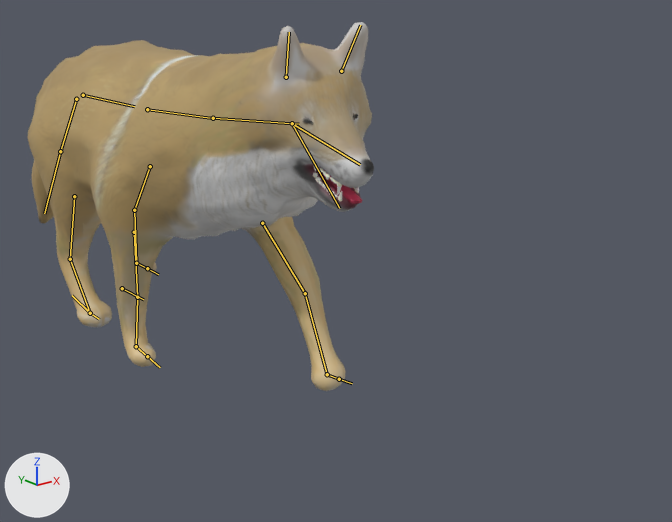
The FBX model Assets/Models/wolf.fbx, before and after one commit.
Rendered twice from a camera (50 mm lens) standing at (-1.46, -2.78, 1.28) and looking at (0.46, -0.38, 0.32). The lights are fixed; the arrows at lower left show +X, +Y and +Z. The picture after the commit comes second. The bones that change, and the others that lie on the model, are drawn over the model as lines.

Objects in the first picture: 'tong_ret'.
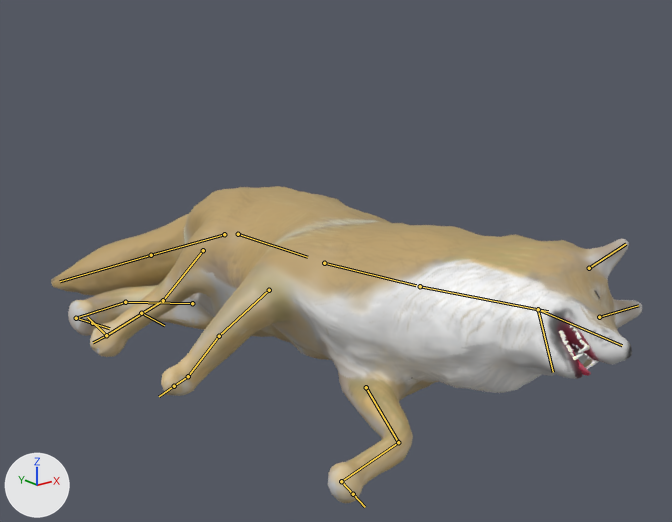
The newer file adds an action. The first version stands in its rest pose; the second is drawn at frame 28 of the action 'Armature|Death'.

What differs and where, as boxes [x1, y1, x2, y2] in the pictures (672 x 522 px):
```json
{"object": "tong_ret", "change": "posed", "before": [28, 22, 374, 391], "after": [51, 186, 642, 503], "on screen": "71% wider, 14% shorter"}
{"bone": "body-low", "before": "(83, 95) to (134, 106)", "after": "(238, 234) to (307, 257)"}
{"bone": "leg-front-up.L", "before": "(262, 223) to (305, 293)", "after": "(366, 387) to (398, 442)"}
{"bone": "leg-front-mid.L", "before": "(305, 293) to (327, 374)", "after": "(398, 442) to (341, 481)"}
{"bone": "leg-back-up.R", "before": "(74, 196) to (70, 259)", "after": "(203, 250) to (163, 300)"}
{"bone": "leg-back-mid.R", "before": "(70, 259) to (90, 313)", "after": "(163, 300) to (106, 335)"}
{"bone": "leg-front-up.R", "before": "(134, 232) to (137, 297)", "after": "(269, 290) to (219, 336)"}
{"bone": "leg-front-mid.R", "before": "(137, 297) to (136, 346)", "after": "(219, 336) to (188, 376)"}
{"bone": "leg-back-up.L", "before": "(150, 166) to (134, 210)", "after": "(192, 303) to (125, 302)"}
{"bone": "leg-back-mid.L", "before": "(134, 210) to (136, 263)", "after": "(125, 302) to (76, 318)"}
{"bone": "tail.up", "before": "(76, 99) to (60, 151)", "after": "(224, 234) to (151, 255)"}
{"bone": "tail.low", "before": "(60, 151) to (44, 213)", "after": "(151, 255) to (60, 281)"}
```

Scene script edits in JSON lines:
```json
{"block": "bone_body_low", "where": "bone_body_low = bpy.data.objects['Armature'].pose.bones['body-low']"}
{"op": "set", "path": "bone_body_low.location", "old": "(0.0, 0.0, 0.0)", "new": "(-0.45, 0.402, -0.543)"}
{"op": "set", "path": "bone_body_low.rotation_quaternion", "old": "(1.0, 0.0, 0.0, 0.0)", "new": "(0.83, 0.014, -0.558, 0.007)", "note": "degrees (0, 0, 0) -> degrees (2, -68, -1)"}
{"block": "bone_leg_front_up_l", "where": "bone_leg_front_up_l = bpy.data.objects['Armature'].pose.bones['leg-front-up.L']  # child of 'body-up'"}
{"op": "set", "path": "bone_leg_front_up_l.rotation_quaternion", "old": "(1.0, 0.0, 0.0, 0.0)", "new": "(0.982, 0.119, -0.149, -0.018)", "note": "degrees (0, 0, 0) -> degrees (14, -17, -4)"}
{"block": "bone_leg_front_mid_l", "where": "bone_leg_front_mid_l = bpy.data.objects['Armature'].pose.bones['leg-front-mid.L']  # child of 'leg-front-up.L'"}
{"op": "set", "path": "bone_leg_front_mid_l.rotation_quaternion", "old": "(1.0, 0.0, 0.0, 0.0)", "new": "(0.959, -0.282, 0.0, -0.023)", "note": "degrees (0, 0, 0) -> degrees (-33, -1, -3)"}
{"block": "bone_leg_back_up_r", "where": "bone_leg_back_up_r = bpy.data.objects['Armature'].pose.bones['leg-back-up.R']  # child of 'body-mid'"}
{"op": "set", "path": "bone_leg_back_up_r.rotation_quaternion", "old": "(1.0, 0.0, 0.0, 0.0)", "new": "(0.862, -0.29, 0.352, 0.22)", "note": "degrees (0, 0, 0) -> degrees (-31, 47, 15)"}
{"block": "bone_leg_back_mid_r", "where": "bone_leg_back_mid_r = bpy.data.objects['Armature'].pose.bones['leg-back-mid.R']  # child of 'leg-back-up.R'"}
{"op": "set", "path": "bone_leg_back_mid_r.rotation_quaternion", "old": "(1.0, 0.0, 0.0, 0.0)", "new": "(0.978, -0.21, 0.0, 0.011)", "note": "degrees (0, 0, 0) -> degrees (-24, 0, 1)"}
{"block": "bone_leg_front_up_r", "where": "bone_leg_front_up_r = bpy.data.objects['Armature'].pose.bones['leg-front-up.R']  # child of 'body-mid'"}
{"op": "set", "path": "bone_leg_front_up_r.rotation_quaternion", "old": "(1.0, 0.0, 0.0, 0.0)", "new": "(0.92, 0.056, 0.385, 0.049)", "note": "degrees (0, 0, 0) -> degrees (11, 45, 11)"}
{"block": "bone_leg_front_mid_r", "where": "bone_leg_front_mid_r = bpy.data.objects['Armature'].pose.bones['leg-front-mid.R']  # child of 'leg-front-up.R'"}
{"op": "set", "path": "bone_leg_front_mid_r.rotation_quaternion", "old": "(1.0, 0.0, 0.0, 0.0)", "new": "(0.911, -0.413, 0.0, 0.0)", "note": "degrees (0, 0, 0) -> degrees (-49, 0, 0)"}
{"block": "bone_leg_back_up_l", "where": "bone_leg_back_up_l = bpy.data.objects['Armature'].pose.bones['leg-back-up.L']  # child of 'body-low'"}
{"op": "set", "path": "bone_leg_back_up_l.location", "old": "(0.0, 0.0, 0.0)", "new": "(0.054, 0.067, -0.118)"}
{"op": "set", "path": "bone_leg_back_up_l.rotation_quaternion", "old": "(1.0, 0.0, 0.0, 0.0)", "new": "(0.979, -0.052, 0.136, -0.141)", "note": "degrees (0, 0, 0) -> degrees (-8, 15, -17)"}
{"block": "bone_leg_back_mid_l", "where": "bone_leg_back_mid_l = bpy.data.objects['Armature'].pose.bones['leg-back-mid.L']  # child of 'leg-back-up.L'"}
{"op": "set", "path": "bone_leg_back_mid_l.rotation_quaternion", "old": "(1.0, 0.0, 0.0, 0.0)", "new": "(0.983, 0.183, 0.0, 0.0)", "note": "degrees (0, 0, 0) -> degrees (21, 0, 0)"}
{"block": "bone_tail_up", "where": "bone_tail_up = bpy.data.objects['Armature'].pose.bones['tail.up']  # child of 'body-low'"}
{"op": "set", "path": "bone_tail_up.rotation_quaternion", "old": "(1.0, 0.0, 0.0, 0.0)", "new": "(1.0, 0.011, 0.0, 0.0)", "note": "degrees (0, 0, 0) -> degrees (1, 0, 0)"}
{"block": "bone_tail_low", "where": "bone_tail_low = bpy.data.objects['Armature'].pose.bones['tail.low']  # child of 'tail.up'"}
{"op": "set", "path": "bone_tail_low.rotation_quaternion", "old": "(1.0, 0.0, 0.0, 0.0)", "new": "(1.0, -0.019, 0.0, -0.001)", "note": "degrees (0, 0, 0) -> degrees (-2, 0, 0)"}
```
